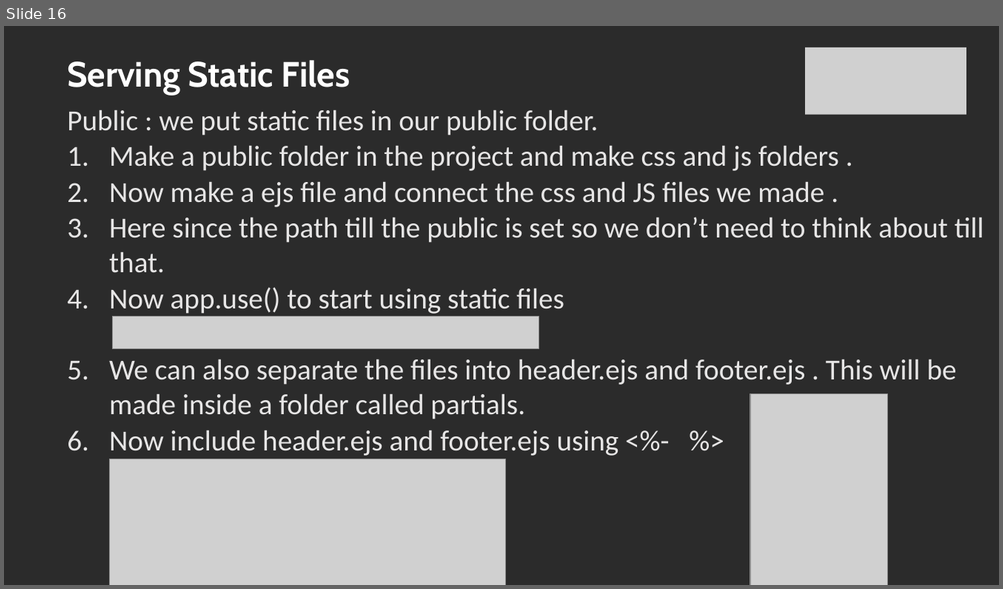
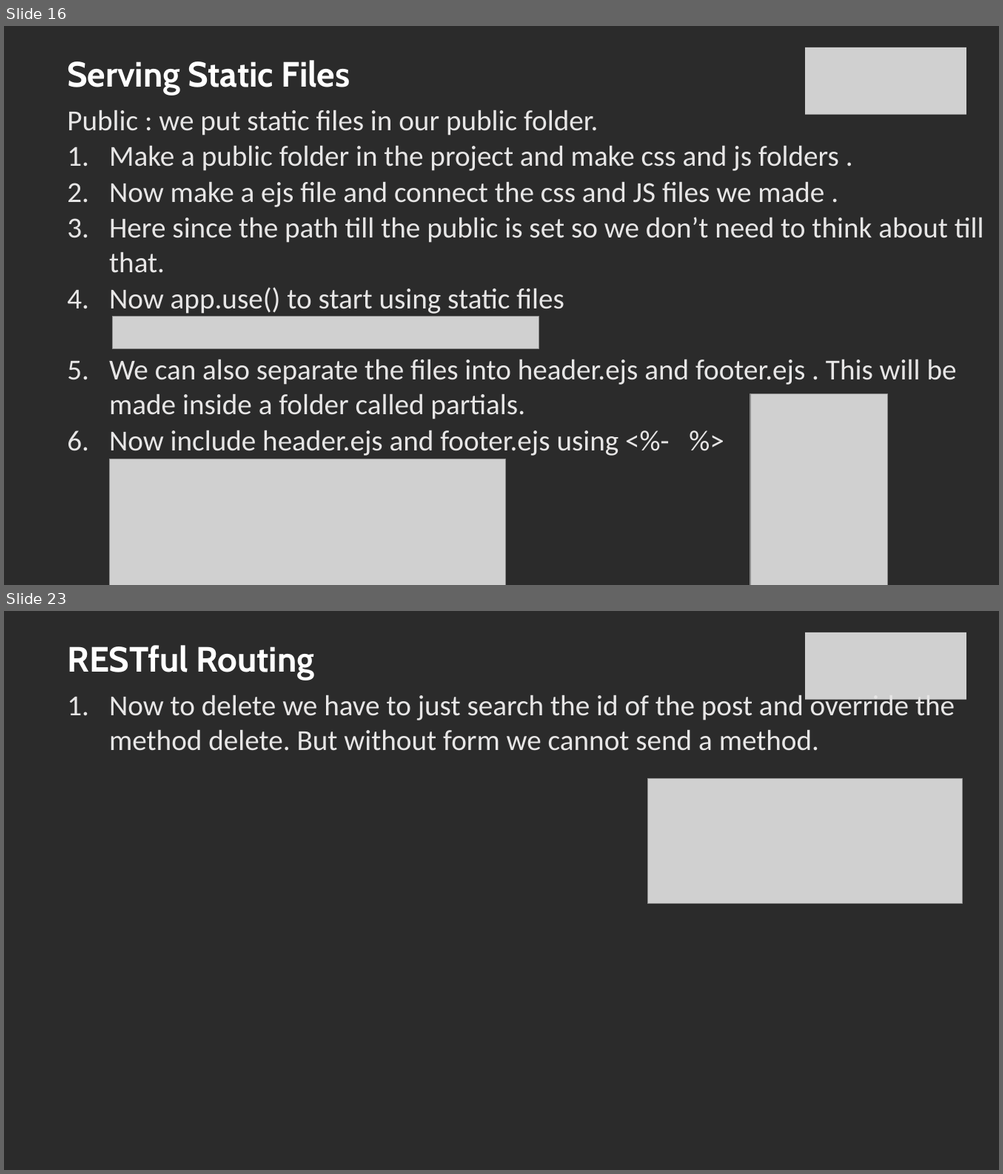
Before and after one commit to SachinBarpanda/glaBackend, a slide deck: NodeJS.pptx. Shown one above the other, each under a label of ours: slide 16 before the commit, slides 16 and 23 after it; the slides between them are not shown. The pictures are 1003x589 and 1003x1174 pixels, drawn with LibreOffice and Linux fonts; fonts in the diff are those of the drawing; grey boxes stand for pictures; background and template pictures are left out; a plain dark background stands for a picture behind light text. Boxes give left, top, right and bottom in pixels: in the first picture for what was removed or moved away, otherwise in the second. Text is boxed around its words. In the diff, an @@ line names an element or a change of style, - is before the commit and + after.

```diff
--- a/NodeJS.pptx
+++ b/NodeJS.pptx
@@ slide 23 added at <box>4,611,999,1170</box>, background picture (left out) @@
@@ picture added at <box>805,632,966,700</box> @@
@@ title added at <box>67,645,314,681</box>, 34 pt, text #FFFFFF, bold @@
+RESTful Routing
@@ text added at <box>109,691,954,751</box>, 28 pt, text #E7E6E6 @@
+1. Now to delete we have to just search the id of the post and override the method delete. But without form we cannot send a method.
@@ picture added at <box>648,779,962,904</box> @@
```
Also in this commit, not shown: 2 slides changed, 5 other slides added, 50 other files.
